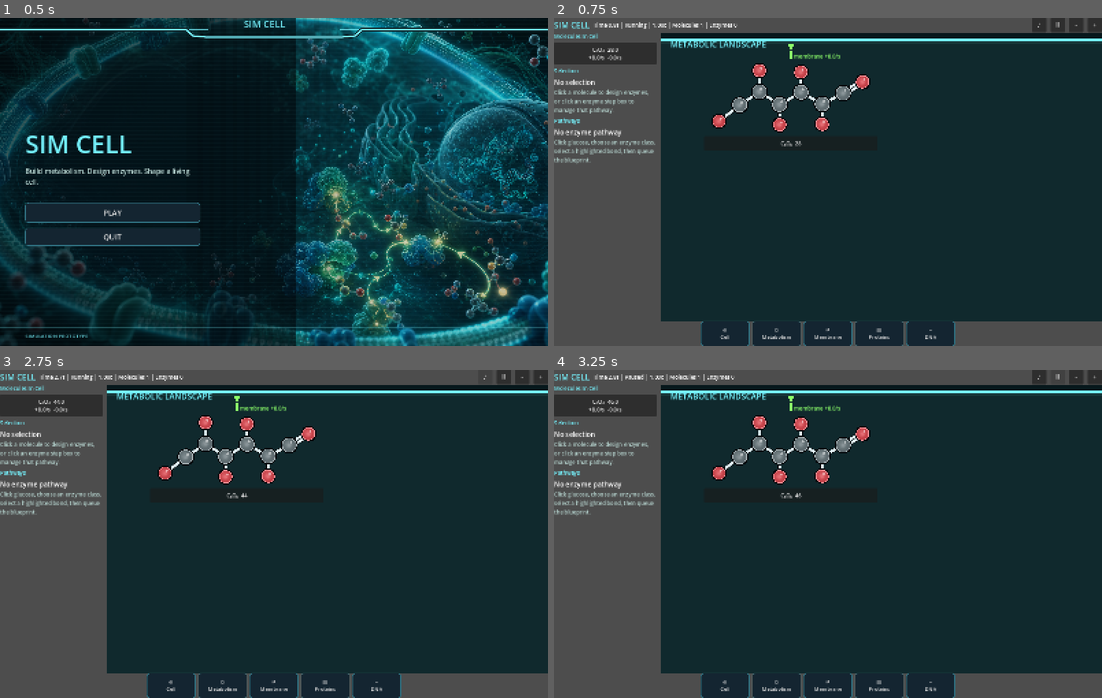
Above: before the commit, frames 1-4 (two rows, left to right).
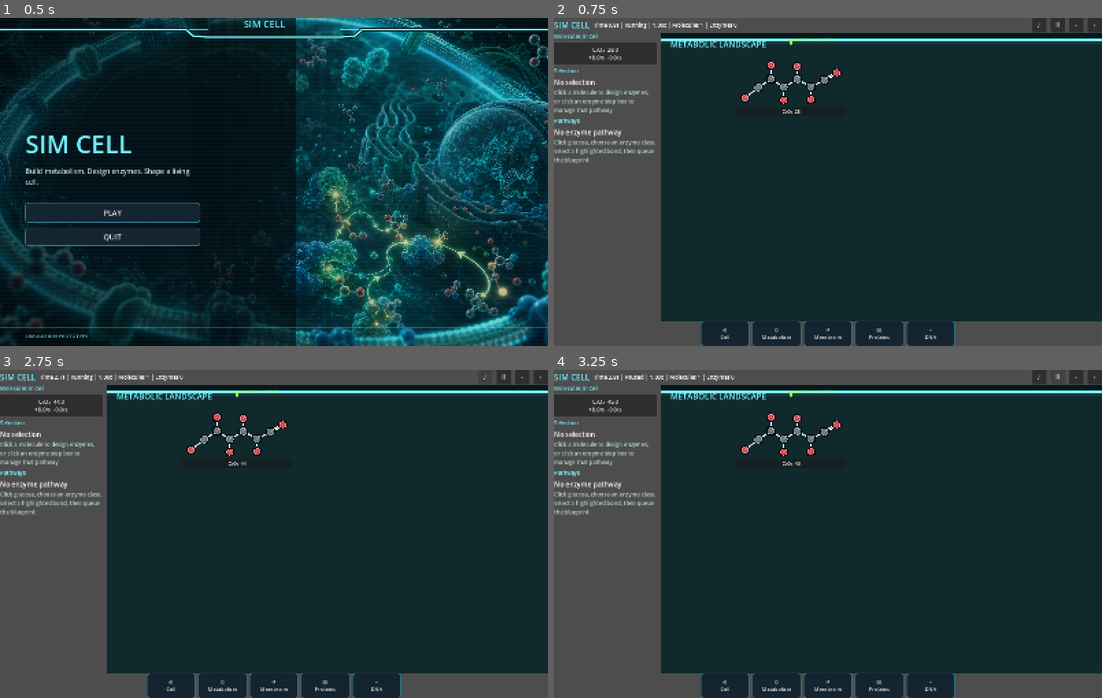
Above: after the commit, the same moments.

Repository: EliasEnglund/SimCell
Game: Godot game, scene res://scenes/main.tscn
The game is run twice, just before and just after one commit, with the same random seed, the same clock (stepped at 60 frames per second) and the same inputs.
Inputs:
- Up to frame 1 (0.5 s): no input
- Up to frame 2 (0.75 s): click "PLAY" at 0.5 s
- Up to frame 3 (2.75 s): click "♪" at 1.25 s; click "♫" at 2 s
- Up to frame 4 (3.25 s): click "Ⅱ" at 2.75 s

Frame 1 is identical in both runs. In frame 2, 2.1% of the frame differs, in the area x 28-58%, y 5-40%; in frame 3, 2.1%; in frame 4, 2.1%.

Commit message:
Refine metabolism molecule scale

Diff:
--- a/scripts/ui/metabolism_workspace.gd
+++ b/scripts/ui/metabolism_workspace.gd
@@ -16,7 +16,7 @@
 var _dragging := false
 var _last_mouse := Vector2.ZERO
 var _drag_distance := 0.0
-var _fixed_zoom := 0.72
+var _fixed_zoom := 0.46
 var _layout_positions := {}
 var _visible_positions := {}
 var _visible_sizes := {}
@@ -229,7 +229,7 @@
 			target_center += center
 		target_center /= float(valid_products.size())
 		var center := source_center.lerp(target_center, 0.52)
-		var step_size := Vector2(252.0, 132.0) * zoom
+		var step_size := Vector2(210.0, 112.0) * zoom
 		layout[blueprint_id] = {
 			"rect": Rect2(center - step_size * 0.5, step_size),
 			"reaction": reaction
@@ -242,7 +242,7 @@
 	var box := EnzymeStepBox.new()
 	box.simulation = simulation
 	box.reaction = reaction
-	box.fixed_zoom = _fixed_zoom * zoom * 0.72
+	box.fixed_zoom = _fixed_zoom * zoom * 0.86
 	box.selected = selected_pathway == str(reaction.get("blueprint_id", ""))
 	box.position = rect.position
 	box.size = rect.size
@@ -273,11 +273,11 @@
 			var source_pos: Vector2 = _layout_positions[substrate_id]
 			var source_size: Vector2 = sizes[substrate_id]
 			var product_size: Vector2 = sizes[product_id]
-			var x_offset := (float(i) - float(products.size() - 1) * 0.5) * (product_size.x + 70.0)
-			var preferred := Vector2(source_pos.x + source_size.x * 0.5 - product_size.x * 0.5 + x_offset, source_pos.y + source_size.y + 250.0)
+			var x_offset := (float(i) - float(products.size() - 1) * 0.5) * (product_size.x + 56.0)
+			var preferred := Vector2(source_pos.x + source_size.x * 0.5 - product_size.x * 0.5 + x_offset, source_pos.y + source_size.y + 190.0)
 			_layout_positions[product_id] = _open_position(preferred, product_size, sizes)
-	var gap := Vector2(90.0, 110.0)
-	var row_y := 380.0
+	var gap := Vector2(72.0, 86.0)
+	var row_y := 320.0
 	var row_x := 96.0
 	var row_height := 0.0
 	for i in ids.size():
@@ -324,7 +324,7 @@
 		min_pos = min_pos.min(pos)
 		max_pos = max_pos.max(pos)
 	var graph_size := (max_pos - min_pos).max(Vector2(80.0, 80.0))
-	return graph_size * zoom + Vector2(88.0, 116.0)
+	return graph_size * zoom + Vector2(54.0, 72.0)
 
 func _map_molecule_node(id: String, pos: Vector2, node_size: Vector2) -> Control:
 	var box := Control.new()
@@ -333,11 +333,13 @@
 	box.size = node_size
 	box.mouse_filter = Control.MOUSE_FILTER_IGNORE
 	var canvas = MoleculeCanvasScript.new()
-	canvas.custom_minimum_size = Vector2(node_size.x, maxf(90.0, node_size.y - 48.0))
+	canvas.custom_minimum_size = Vector2(node_size.x, maxf(62.0, node_size.y - 34.0))
 	canvas.size = canvas.custom_minimum_size
 	canvas.mouse_filter = Control.MOUSE_FILTER_IGNORE
 	canvas.scale_to_fit = false
 	canvas.fixed_zoom = _fixed_zoom * zoom
+	canvas.atom_scale = 0.78
+	canvas.bond_scale = 0.74
 	canvas.selection_glow = simulation.selected_molecule == id
 	canvas.set_molecule(simulation.molecule_types[id])
 	if float(simulation.molecule_amounts.get(id, 0.0)) <= 0.001:
@@ -345,10 +347,11 @@
 	box.add_child(canvas)
 	var label := Button.new()
 	label.position = Vector2(0, canvas.custom_minimum_size.y)
-	label.size = Vector2(node_size.x, 42.0)
+	label.size = Vector2(node_size.x, 30.0)
 	label.custom_minimum_size = label.size
 	label.scale = Vector2.ONE
 	label.mouse_filter = Control.MOUSE_FILTER_IGNORE
+	label.add_theme_font_size_override("font_size", 14)
 	label.text = "%s  %.0f" % [simulation.molecule_types[id].get("formula", ""), float(simulation.molecule_amounts.get(id, 0.0))]
 	if float(simulation.molecule_amounts.get(id, 0.0)) <= 0.001:
 		label.text = "%s  preview" % simulation.molecule_types[id].get("formula", "")
@@ -371,8 +374,8 @@
 			return
 		var dir := delta.normalized()
 		var normal := Vector2(-dir.y, dir.x)
-		var from := start + dir * 90.0
-		var to := end - dir * 90.0
+		var from := start + dir * 56.0
+		var to := end - dir * 56.0
 		var line_color := Color("f4fbff")
 		if active:
 			line_color = Color("8cff6a")
@@ -380,13 +383,13 @@
 			line_color = Color("76f4ff")
 		else:
 			line_color = Color("8aa1a7")
-		draw_line(from, to, Color("02070b"), 9.0, true)
-		draw_line(from, to, line_color, 4.0, true)
-		var left := to - dir * 18.0 + normal * 9.0
-		var right := to - dir * 18.0 - normal * 9.0
+		draw_line(from, to, Color("02070b"), 7.0, true)
+		draw_line(from, to, line_color, 3.0, true)
+		var left := to - dir * 14.0 + normal * 7.0
+		var right := to - dir * 14.0 - normal * 7.0
 		draw_colored_polygon(PackedVector2Array([to, left, right]), line_color)
 		if not label.is_empty():
-			draw_string(ThemeDB.fallback_font, from.lerp(to, 0.5) + Vector2(8, -8), label, HORIZONTAL_ALIGNMENT_LEFT, -1, 16, line_color)
+			draw_string(ThemeDB.fallback_font, from.lerp(to, 0.5) + Vector2(7, -7), label, HORIZONTAL_ALIGNMENT_LEFT, -1, 14, line_color)
 
 class EnzymeStepBox:
 	extends Control
@@ -482,7 +485,7 @@
 		var dir := (b - a).normalized()
 		var normal := Vector2(-dir.y, dir.x)
 		var center := a.lerp(b, 0.5)
-		var gap := 10.0 + 18.0 * intensity
+		var gap := 7.0 + 13.0 * intensity
 		_draw_step_bond(a, center - dir * gap, int(bond.get("order", 1)), 0.55 + 0.45 * intensity, Color("ffe064"))
 		_draw_step_bond(center + dir * gap, b, int(bond.get("order", 1)), 0.55 + 0.45 * intensity, Color("ffe064"))
 		var sparks := PackedVector2Array()
@@ -490,7 +493,7 @@
 			var p := center + dir * lerpf(-gap, gap, float(i) / 6.0)
 			var wave := sin(float(i) * 2.2 + Time.get_ticks_msec() * 0.011) * 9.0 * intensity
 			sparks.append(p + normal * wave)
-		draw_polyline(sparks, Color("76f4ff"), 7.0 * intensity, true)
+		draw_polyline(sparks, Color("76f4ff"), 5.0 * intensity, true)
 		draw_polyline(sparks, Color("fff1a8"), maxf(1.0, 2.0 * intensity), true)
 
 	func _draw_reaction_pulse(rect: Rect2) -> void:
@@ -513,7 +516,7 @@
 			var alpha := 0.22 + 0.78 * progress
 			_draw_molecule_with_alpha(product, transform, alpha)
 		var arrow_start := Vector2(rect.position.x + rect.size.x * 0.50, rect.position.y + rect.size.y * 0.80)
-		var arrow_end := Vector2(rect.position.x + rect.size.x * 0.68, rect.position.y + rect.size.y * 0.80)
+		var arrow_end := Vector2(rect.position.x + rect.size.x * 0.67, rect.position.y + rect.size.y * 0.80)
 		draw_line(arrow_start, arrow_end, Color("02070b"), 5.0, true)
 		draw_line(arrow_start, arrow_end, Color("8cff6a"), 2.0, true)
 		var dir := (arrow_end - arrow_start).normalized()
@@ -546,7 +549,7 @@
 		var text := str(reaction.get("tool", "enzyme")).to_upper()
 		var color := Color("8cff6a") if int(reaction.get("active_count", 0)) > 0 else Color("76f4ff")
 		var status := "ACTIVE" if int(reaction.get("active_count", 0)) > 0 else ("BUILDING" if int(reaction.get("queued_count", 0)) > 0 else "DESIGNED")
-		draw_string(ThemeDB.fallback_font, Vector2(rect.position.x + 12.0, rect.end.y - 12.0), "%s | %s" % [text, status], HORIZONTAL_ALIGNMENT_LEFT, -1, 13, color)
+		draw_string(ThemeDB.fallback_font, Vector2(rect.position.x + 10.0, rect.end.y - 10.0), "%s | %s" % [text, status], HORIZONTAL_ALIGNMENT_LEFT, -1, 11, color)
 
 	func _draw_step_bond(a: Vector2, b: Vector2, order: int, alpha: float, color_override: Color = Color.TRANSPARENT) -> void:
 		if a.distance_to(b) < 4.0:
@@ -556,16 +559,16 @@
 		var color := color_override if color_override.a > 0.0 else Color("dbeff2")
 		var offsets := [0.0]
 		if order == 2:
-			offsets = [-4.0, 4.0]
+			offsets = [-3.0, 3.0]
 		for offset in offsets:
-			var start: Vector2 = a + dir * 18.0 + normal * float(offset)
-			var end: Vector2 = b - dir * 18.0 + normal * float(offset)
-			draw_line(start, end, Color("02070b"), 7.0, true)
-			draw_line(start, end, Color(color.r, color.g, color.b, alpha), 3.0, true)
+			var start: Vector2 = a + dir * 13.0 + normal * float(offset)
+			var end: Vector2 = b - dir * 13.0 + normal * float(offset)
+			draw_line(start, end, Color("02070b"), 5.4, true)
+			draw_line(start, end, Color(color.r, color.g, color.b, alpha), 2.4, true)
 			draw_line(start + normal * 0.6, end + normal * 0.6, Color(1, 1, 1, 0.45 * alpha), 1.0, true)
 
 	func _draw_step_atom(pos: Vector2, element: String) -> void:
-		var radius := 17.0 if element == "C" else 15.0
+		var radius := 12.5 if element == "C" else 11.0
 		var base := _atom_color(element)
 		draw_circle(pos, radius + 4.0, Color("02070b"))
 		draw_circle(pos, radius + 1.0, base.lightened(0.3))
@@ -588,7 +591,7 @@
 			_draw_step_atom_alpha(pos, str(atom.get("element", "C")), alpha)
 
 	func _draw_step_atom_alpha(pos: Vector2, element: String, alpha: float) -> void:
-		var radius := 13.0 if element == "C" else 11.5
+		var radius := 9.5 if element == "C" else 8.5
 		var base := _atom_color(element)
 		draw_circle(pos, radius + 3.0, Color(0.0, 0.0, 0.0, alpha))
 		draw_circle(pos, radius + 1.0, Color(base.lightened(0.3).r, base.lightened(0.3).g, base.lightened(0.3).b, alpha))
--- a/scripts/ui/molecule_canvas.gd
+++ b/scripts/ui/molecule_canvas.gd
@@ -12,6 +12,8 @@
 var selection_glow := false
 var physical_touch := false
 var draw_background := true
+var atom_scale := 1.0
+var bond_scale := 1.0
 
 var _visual_offsets: Array[Vector2] = []
 var _visual_velocities: Array[Vector2] = []
@@ -134,7 +136,7 @@
 		var atom: Dictionary = atoms[i]
 		var pos: Vector2 = _atom_screen_position(i, transform)
 		var element: String = atom.get("element", "C")
-		var radius := _atom_radius(element) * zoom
+		var radius := _atom_radius(element) * zoom * atom_scale
 		var base := _atom_color(element)
 		if i == _hover_atom or i == _grabbed_atom:
 			draw_circle(pos, radius + 12.0 * zoom, Color(0.45, 1.0, 0.9, 0.16))
@@ -147,26 +149,26 @@
 	var color := Color("dbeff2").lerp(Color("ffe064"), tension)
 	var outline := Color("02070b")
 	var inner := Color("f4fbff").lerp(Color("fff1a8"), tension)
-	var width := (8.0 + tension * 3.0) * zoom
+	var width := (8.0 + tension * 3.0) * zoom * bond_scale
 	if highlight:
 		color = Color("73e6ff").lerp(Color("ffe064"), tension)
 		inner = Color("c8fbff")
-		width = 9.0 * zoom
+		width = 9.0 * zoom * bond_scale
 	if touched:
-		width = (11.0 + tension * 4.0) * zoom
+		width = (11.0 + tension * 4.0) * zoom * bond_scale
 	if selected:
 		color = Color("8cff6a").lerp(Color("ffe064"), tension * 0.5)
 		inner = Color("e7ffd8")
-		width = 10.0 * zoom
+		width = 10.0 * zoom * bond_scale
 	var offsets := [0.0]
 	if order == 2:
-		offsets = [-7.0 * zoom, 7.0 * zoom]
+		offsets = [-7.0 * zoom * bond_scale, 7.0 * zoom * bond_scale]
 	for offset in offsets:
-		var trim := 32.0 * zoom
+		var trim := 28.0 * zoom * atom_scale
 		var start: Vector2 = a + dir * trim + normal * offset
 		var end: Vector2 = b - dir * trim + normal * offset
-		draw_line(start, end, outline, width + 7.0 * zoom, true)
-		draw_line(start, end, color.darkened(0.08), width + 2.0 * zoom, true)
+		draw_line(start, end, outline, width + 7.0 * zoom * bond_scale, true)
+		draw_line(start, end, color.darkened(0.08), width + 2.0 * zoom * bond_scale, true)
 		draw_line(start + normal * 0.7 * zoom, end + normal * 0.7 * zoom, inner, maxf(1.0, width * 0.32), true)
 		if tension > 0.08:
 			_draw_electric_bond(start, end, normal, zoom, tension, offset)
@@ -213,18 +215,18 @@
 	draw_circle(_pointer_position, 9.0 + 8.0 * _pull_warning, Color(tension_color.r, tension_color.g, tension_color.b, 0.26))
 
 func _draw_atom(pos: Vector2, radius: float, base: Color) -> void:
-	draw_circle(pos, radius + 5.0, Color("02070b"))
-	draw_circle(pos, radius + 1.5, base.lightened(0.35))
+	draw_circle(pos, radius + 4.6, Color("02070b"))
+	draw_circle(pos, radius + 1.2, base.lightened(0.30))
 	draw_circle(pos, radius - 1.0, base.darkened(0.16))
 	var steps := 8
 	for i in steps:
 		var t := float(i) / float(steps - 1)
 		var r := lerpf(radius * 0.84, radius * 0.20, t)
-		var offset := Vector2(-radius * 0.16, -radius * 0.15) * (1.0 - t)
-		var shade := base.darkened(0.12).lerp(base.lightened(0.28), t)
-		draw_circle(pos + offset, r, Color(shade.r, shade.g, shade.b, 0.28))
-	draw_circle(pos + Vector2(radius * 0.26, -radius * 0.39), radius * 0.20, Color(1, 1, 1, 0.42))
-	draw_circle(pos + Vector2(radius * 0.31, -radius * 0.43), radius * 0.10, Color(1, 1, 1, 0.22))
+		var offset := Vector2(-radius * 0.12, -radius * 0.10) * (1.0 - t)
+		var shade := base.darkened(0.16).lerp(base.lightened(0.22), t)
+		draw_circle(pos + offset, r, Color(shade.r, shade.g, shade.b, 0.24))
+	draw_circle(pos + Vector2(radius * 0.28, -radius * 0.40), radius * 0.19, Color(1, 1, 1, 0.38))
+	draw_circle(pos + Vector2(radius * 0.32, -radius * 0.44), radius * 0.09, Color(1, 1, 1, 0.18))
 
 func _atom_radius(element: String) -> float:
 	if element == "C":
